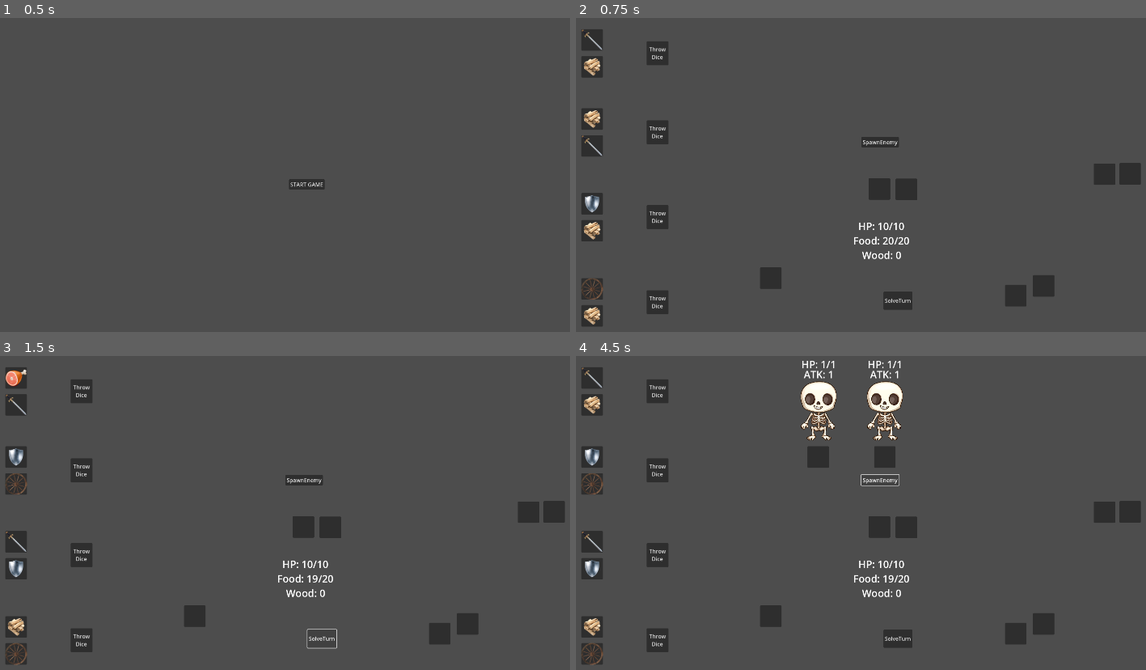
Above: before the commit, frames 1-4 (two rows, left to right).
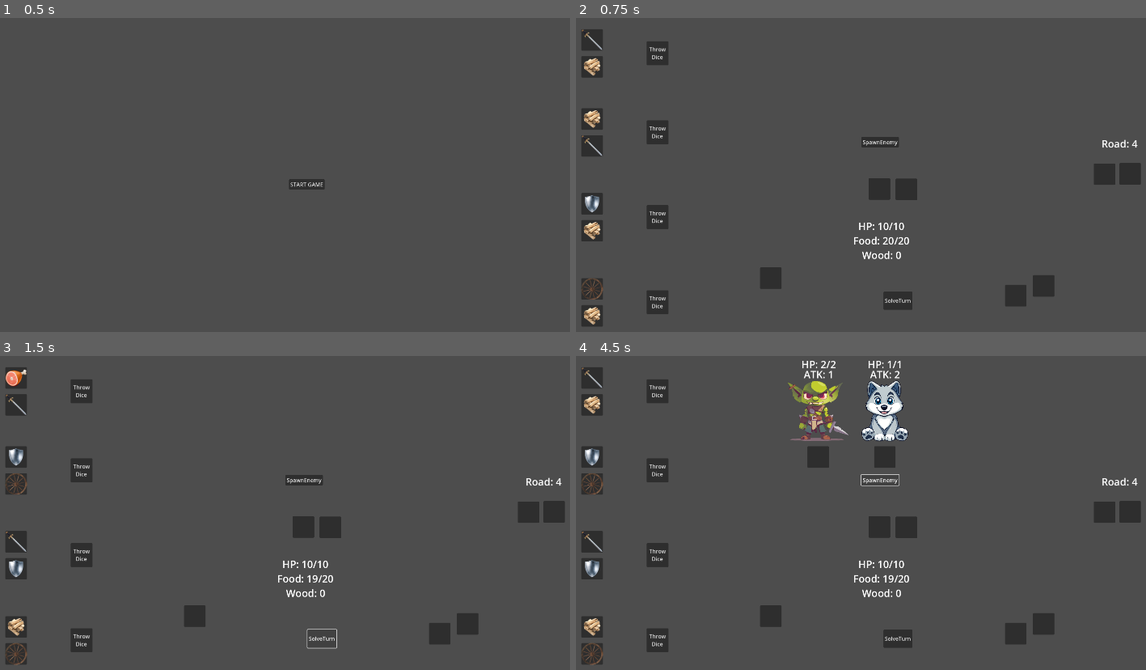
Above: after the commit, the same moments.

Repository: Sugo98/godot-77
Game: Godot game, scene res://game_logic/game_manager.tscn
The game is run twice, just before and just after one commit, with the same random seed, the same clock (stepped at 60 frames per second) and the same inputs.
Inputs:
- Up to frame 1 (0.5 s): no input
- Up to frame 2 (0.75 s): click "START GAME" at 0.5 s
- Up to frame 3 (1.5 s): click "SolveTurn" at 1.25 s
- Up to frame 4 (4.5 s): click "Throw Dice" at 2 s; click "SpawnEnemy" at 2.75 s; click "Throw Dice" at 3.5 s; click "SpawnEnemy" at 4.25 s

Frame 1 is identical in both runs. In frame 2, less than 0.1% of the frame differs, in the area x 92-99%, y 38-42%; in frame 3, less than 0.1%; in frame 4, 2.3%, in the area x 37-99%, y 1-42%.

Commit message:
complete basic solve turn

Diff:
--- a/game_logic/basic_level.tscn
+++ b/game_logic/basic_level.tscn
@@ -200,5 +200,13 @@
 offset_bottom = 913.0
 text = "SolveTurn"
 
+[node name="RoadLabel" type="Label" parent="."]
+offset_left = 1610.0
+offset_top = 398.0
+offset_right = 1717.0
+offset_bottom = 440.0
+theme_override_font_sizes/font_size = 30
+text = "Road: 5"
+
 [connection signal="pressed" from="DebugSpawn" to="." method="debug_spawn_enemy"]
 [connection signal="pressed" from="SolveTurn" to="." method="solve_turn"]
--- a/game_logic/basic_level_logic.gd
+++ b/game_logic/basic_level_logic.gd
@@ -6,6 +6,8 @@
 @onready var food_slots_container: Control = $FoodSlots
 @onready var road_slots_container: Control = $RoadSlots
 @onready var caravan_slots_container: Control = $CaravanSlots
+
+@onready var road_label: Label = $RoadLabel
 
 var enemy_slots : Array[DiceSlot]
 var enemy_pivots: Array[Node]
@@ -16,14 +18,15 @@
 
 @export var enemy_scene : PackedScene
 var heroes_manager : HeroesManager
-
 var active_enemies : Dictionary
 
 var data : LevelData
-# Called when the node enters the scene tree for the first time.
+var road : int
+
 func _ready() -> void:
 	fill_array()
 	show_slots()
+	decrase_road(0) #update road label
 
 func show_slots():
 	for slot : DiceSlot in wood_slots:
@@ -58,6 +61,7 @@
 
 func init(d : LevelData):
 	data = d
+	road = data.length_of_the_road
 
 # Called every frame. 'delta' is the elapsed time since the previous frame.
 func _process(_delta: float) -> void:
@@ -135,7 +139,20 @@
 		heroes_manager.increase_wood(face.data.wood)
 
 func solve_road_slots():
-	pass
+	for slot:DiceSlot in road_slots:
+		if slot.get_child_count() == 0:
+			continue
+		var face : DiceFace = slot.get_child(0)
+		decrase_road(face.data.wheel)
+
+func decrase_road(x):
+	road -= x
+	road_label.text = "Road: " + str(road)
+	if road <= 0:
+		next_level()
+
+func next_level():
+	print("Next Level")
 
 func reset_turn():
 	heroes_manager.reset_turn()
--- a/resources/levels/forest.tres
+++ b/resources/levels/forest.tres
@@ -1,17 +1,17 @@
-[gd_resource type="Resource" script_class="LevelData" load_steps=5 format=3 uid="uid://bqpl571qkgwsx"]
+[gd_resource type="Resource" script_class="LevelData" load_steps=4 format=3 uid="uid://bqpl571qkgwsx"]
 
 [ext_resource type="Script" path="res://resources/enemies/enemies_data.gd" id="1_0onpo"]
 [ext_resource type="Script" path="res://resources/levels/level_data.gd" id="1_rqwrv"]
-[ext_resource type="Resource" uid="uid://delt0qchgjv4n" path="res://resources/enemies/wolf.tres" id="2_lm72o"]
-[ext_resource type="Resource" uid="uid://cym70r58r53w" path="res://resources/enemies/goblin.tres" id="2_rw3sg"]
+[ext_resource type="Resource" uid="uid://dvgh36dfckm3n" path="res://resources/enemies/skeleton.tres" id="2_x3op1"]
 
 [resource]
 script = ExtResource("1_rqwrv")
 name = null
 description = null
 character_class = null
-enemy = Array[ExtResource("1_0onpo")]([ExtResource("2_rw3sg"), ExtResource("2_lm72o")])
-enemy_probability = Array[float]([8.0, 2.0])
-road_slots = 2
+length_of_the_road = 6
+enemy = Array[ExtResource("1_0onpo")]([ExtResource("2_x3op1")])
+enemy_probability = Array[int]([1])
+road_slots = 1
 food_slots = 1
 wood_slots = 2
--- a/resources/levels/level_data.gd
+++ b/resources/levels/level_data.gd
@@ -6,11 +6,14 @@
 
 @export var character_class : Global.CharacterClass
 
+@export_category("Necessary Road")
+@export var length_of_the_road : int
+
 @export_category("Enemy")
 @export var enemy : Array[EnemyData]
 @export var enemy_probability : Array[int]
 
-@export_category("Basic Values")
+@export_category("Number of Slots")
 @export var road_slots : int
 @export var food_slots : int
 @export var wood_slots : int
--- a/resources/levels/plain.tres
+++ b/resources/levels/plain.tres
@@ -1,16 +1,18 @@
-[gd_resource type="Resource" script_class="LevelData" load_steps=4 format=3 uid="uid://g46vae27pvqv"]
+[gd_resource type="Resource" script_class="LevelData" load_steps=5 format=3 uid="uid://g46vae27pvqv"]
 
 [ext_resource type="Script" path="res://resources/levels/level_data.gd" id="1_7m182"]
 [ext_resource type="Script" path="res://resources/enemies/enemies_data.gd" id="1_kis5l"]
-[ext_resource type="Resource" uid="uid://dvgh36dfckm3n" path="res://resources/enemies/skeleton.tres" id="2_2eabj"]
+[ext_resource type="Resource" uid="uid://cym70r58r53w" path="res://resources/enemies/goblin.tres" id="2_wlwpd"]
+[ext_resource type="Resource" uid="uid://delt0qchgjv4n" path="res://resources/enemies/wolf.tres" id="3_avcmi"]
 
 [resource]
 script = ExtResource("1_7m182")
 name = ""
 description = ""
 character_class = 0
-enemy = Array[ExtResource("1_kis5l")]([ExtResource("2_2eabj")])
-enemy_probability = Array[int]([1])
+length_of_the_road = 4
+enemy = Array[ExtResource("1_kis5l")]([ExtResource("2_wlwpd"), ExtResource("3_avcmi")])
+enemy_probability = Array[int]([7, 3])
 road_slots = 2
 food_slots = 2
 wood_slots = 1
